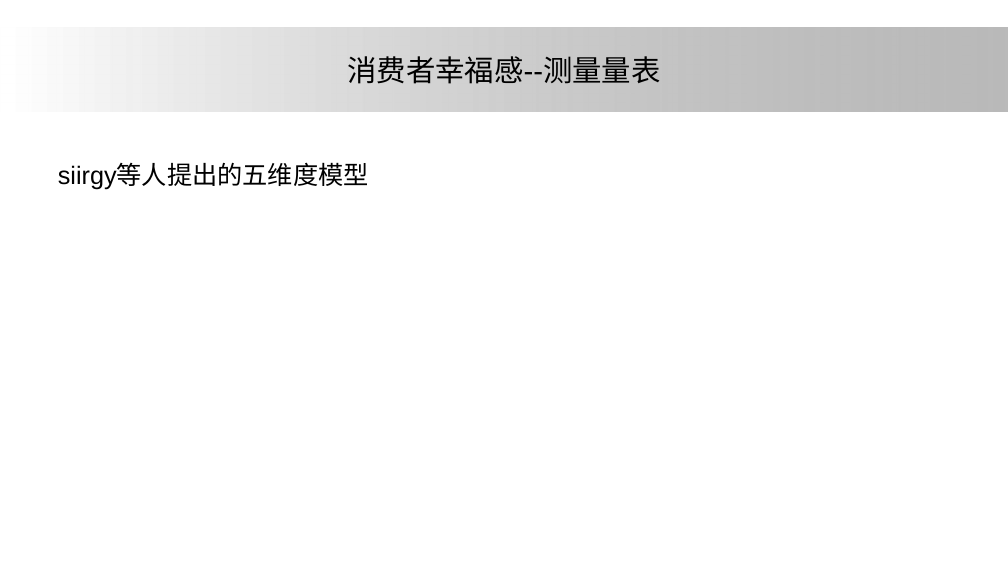
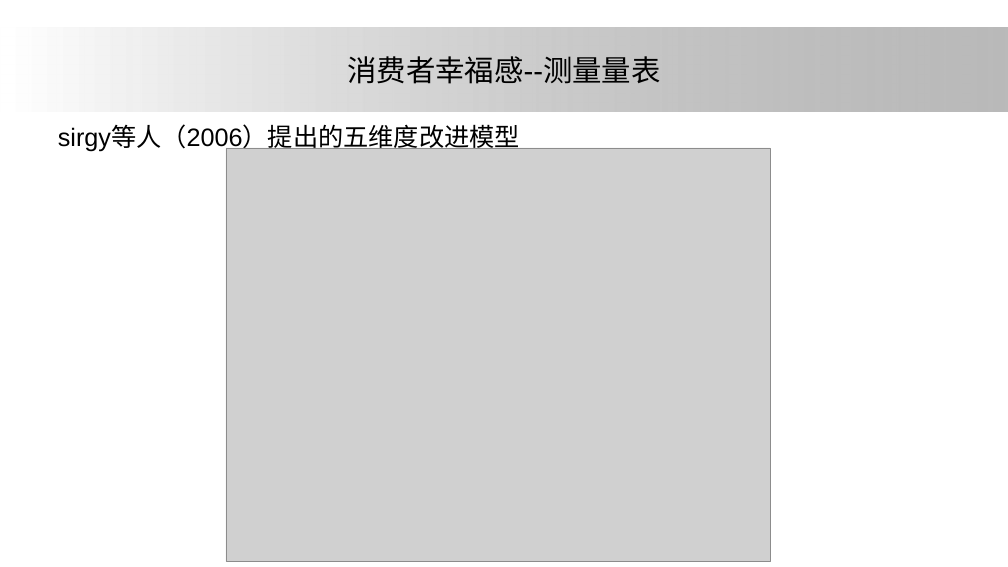
Before and after one commit to ElsaLuo/-, a slide deck: slide 19 of 我的坚果云/研究生搞学术/大论文/论文汇报/one.pptx (slide 12 before the commit). Drawn at 1008x567 pixels with LibreOffice and Linux fonts; fonts in the diff are those of the drawing; grey boxes stand for pictures; background and template pictures are left out. Boxes give left, top, right and bottom in pixels: in the first picture for what was removed or moved away, otherwise in the second. Text is boxed around its words. In the diff, an @@ line names an element or a change of style, - is before the commit and + after.

```diff
--- a/我的坚果云/研究生搞学术/大论文/论文汇报/one.pptx
+++ b/我的坚果云/研究生搞学术/大论文/论文汇报/one.pptx
@@ text at <box>58,126,520,152</box>: text changed @@
-siirgy等人提出的五维度模型
+sirgy等人（2006）提出的五维度改进模型
@@ picture added at <box>226,148,771,562</box> @@
```
Also in this commit, not shown: 4 other slides changed, 8 slides added, 1 slide removed, 1 other file.
